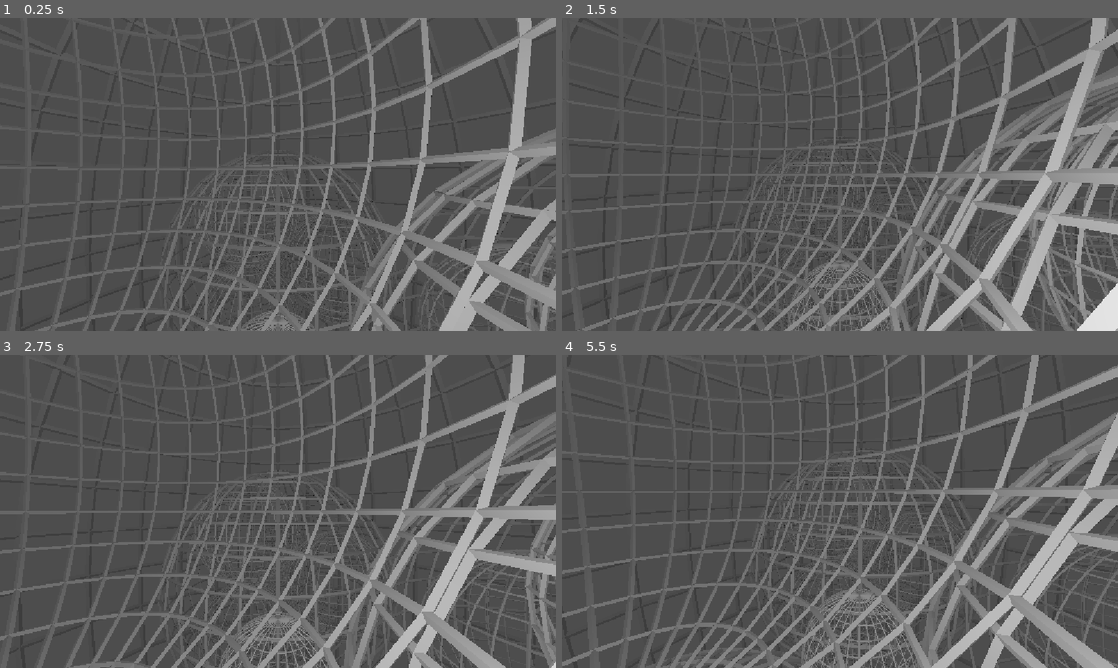
Above: before the commit, frames 1-4 (two rows, left to right).
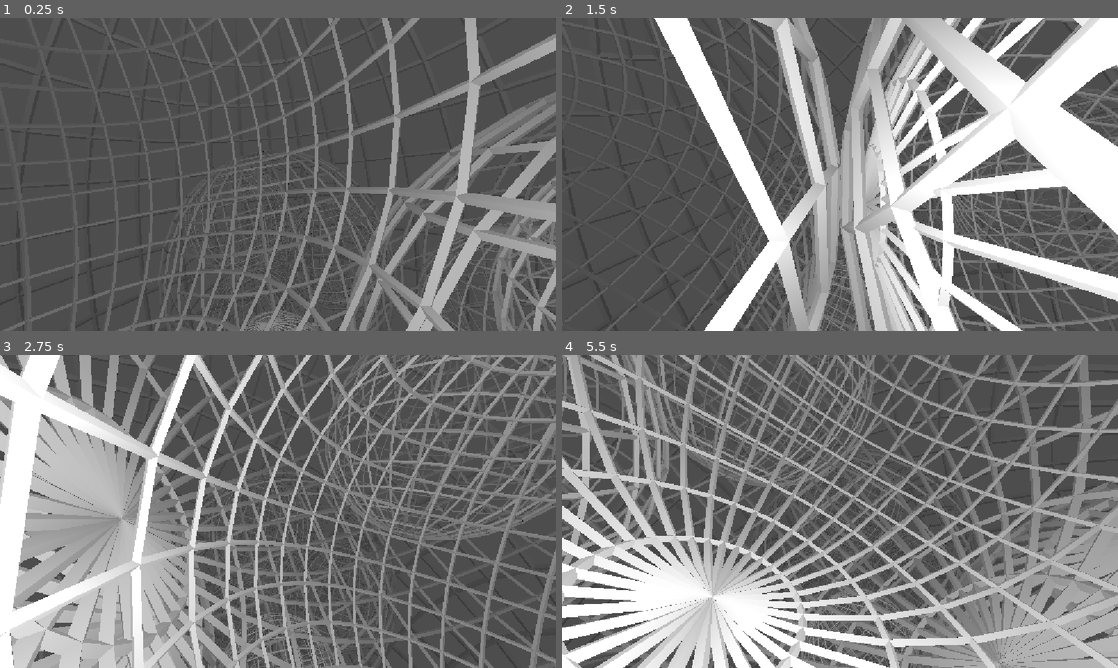
Above: after the commit, the same moments.

Repository: samuelvazan/the-machine-videogame
Game: Godot game, scene res://main.tscn
Same seed, same stepped clock (60 frames per second), same inputs: the game is played once before the commit and once after it.
Inputs:
- Up to frame 1 (0.25 s): no input
- Up to frame 2 (1.5 s): tap S (camBackward) at 0.6 s; tap E (camDown) at 1.35 s
- Up to frame 3 (2.75 s): tap W (camForward) at 2.1 s
- Up to frame 4 (5.5 s): tap one key every 0.75 s from 2.85 s: A (camLeft) Down (camRdown) D (camRight) Left (camRleft)

The runs differ from the first frame. In frame 1, 32% of the frame differs, in the area x 0-100%, y 0-100%; in frame 2, 55%; in frame 3, 65%; in frame 4, 64%.

Commit message:
added more depth to child instantiation

Diff:
--- a/island_manager.gd
+++ b/island_manager.gd
@@ -99,7 +99,7 @@
 	var node_index := _find_node_index(Name)
 	var start_node := tree[node_index]
 	var nodeXYZ := Vector3.ZERO
-	var nodeRotation := Basis.IDENTITY
+	var nodeRotation := start_node.RotMatrix
 	if _render_distance(start_node, nodeXYZ, viewer) < MaxDist:
 		loaded_chunks.append(_loaded_chunk(start_node.Name, nodeXYZ, nodeRotation, start_node.DataIndex, start_node.Radius))
 	var queue: Array[Dictionary] = [{
@@ -188,7 +188,15 @@
 	add_tetrahedron_preset(root.Name)
 	add_tetrahedron_preset(root.children[0].Name)
 	add_tetrahedron_preset(root.children[1].Name)
-func _process(_delta) -> void:
+	add_tetrahedron_preset(root.children[0].children[0].Name)
+	add_tetrahedron_preset(root.children[0].children[0].children[0].Name)
+
+@export var rotation_speed_degrees := 20.0
+
+func _process(delta: float) -> void:
+	var rotation_step := Basis(Vector3.BACK, deg_to_rad(rotation_speed_degrees * delta))
+	for node in tree:
+		node.RotMatrix = (node.RotMatrix * rotation_step).orthonormalized()
 	BFS(
 		"root",
 		$"../EnvironmentManager/Camera3D".global_position,
